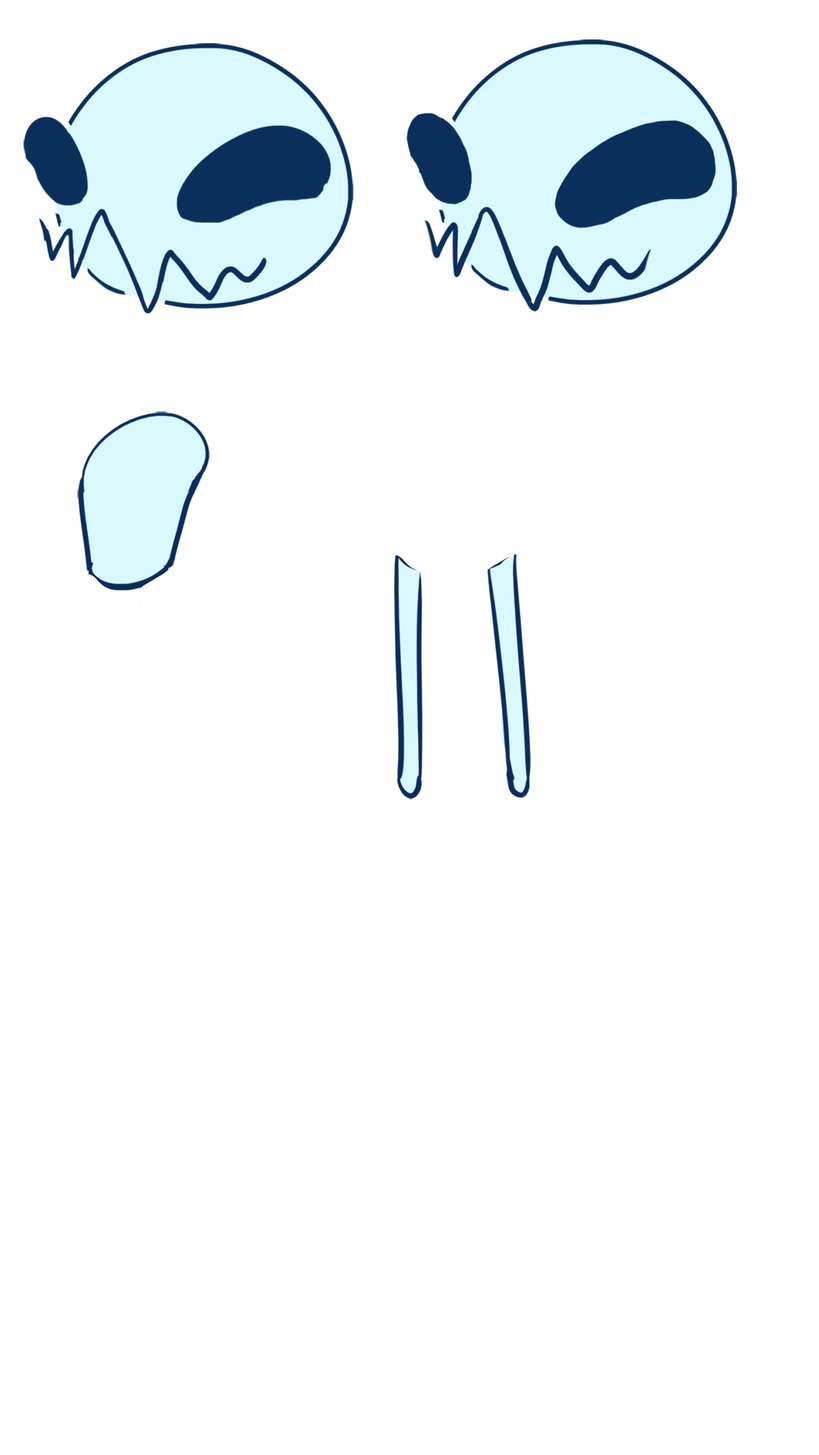
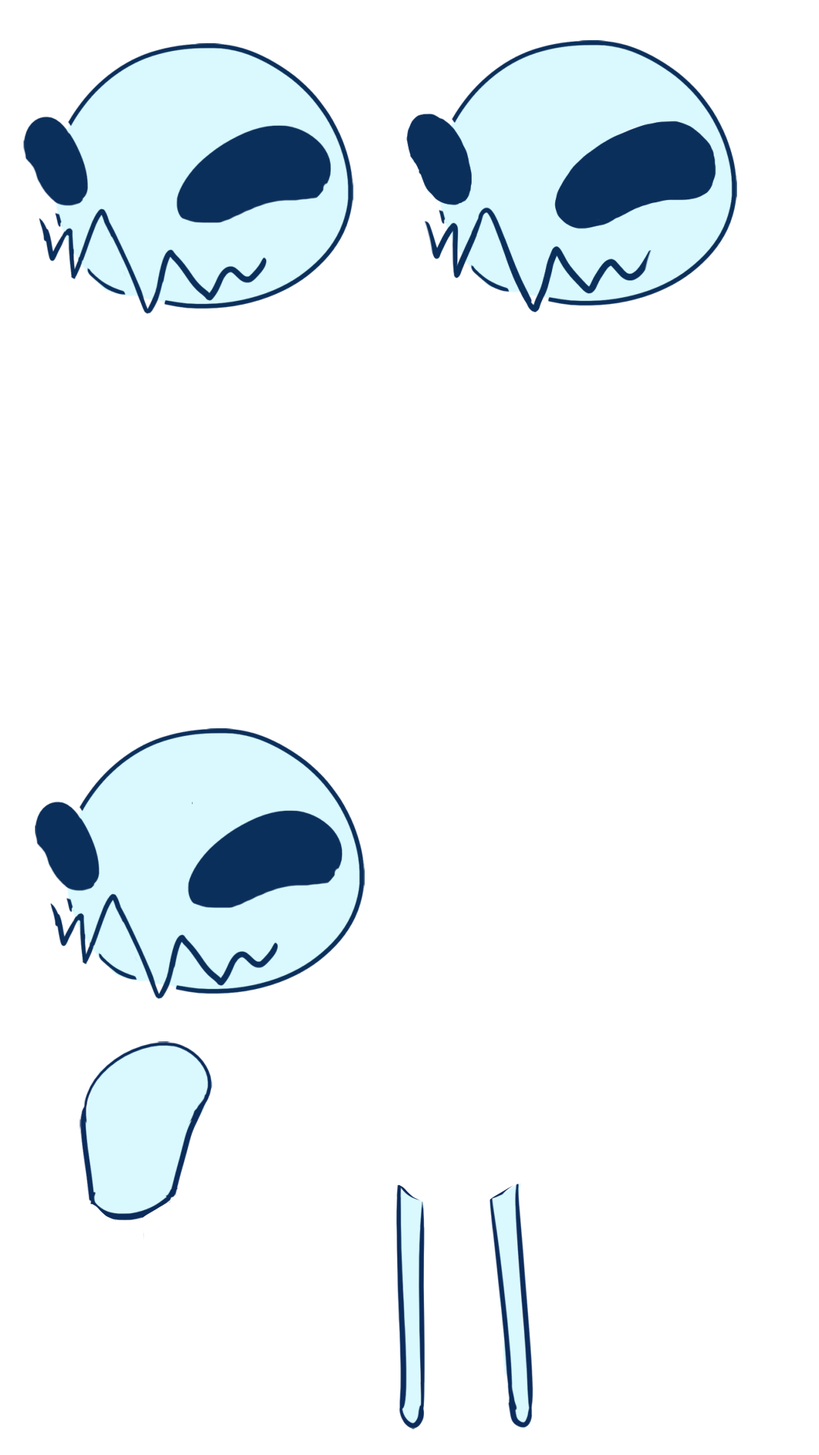
Layers edited between the first and the second 819×1455 image:
removed layer "head 2" from group "Layer 6" over box(406, 39, 737, 313)
removed layer "Copy of Layer 3" from group "Layer 6" over box(432, 39, 737, 313)
removed layer "Layer 2" from group "Layer 6" over box(41, 411, 531, 824)
removed layer "Layer 4" from group "Layer 6" over box(49, 411, 531, 871)
added layer "Layer 2 Merged" in group "Layer 6" over box(34, 39, 737, 1431)
added layer "Layer 4 Merged" in group "Layer 6" over box(48, 39, 737, 1431)
